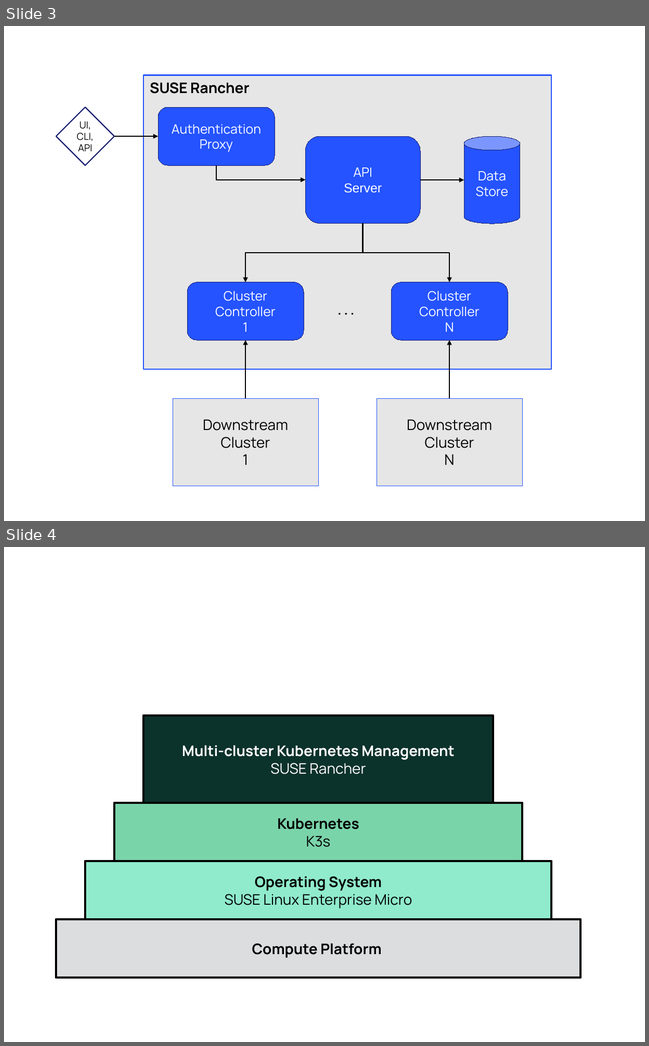
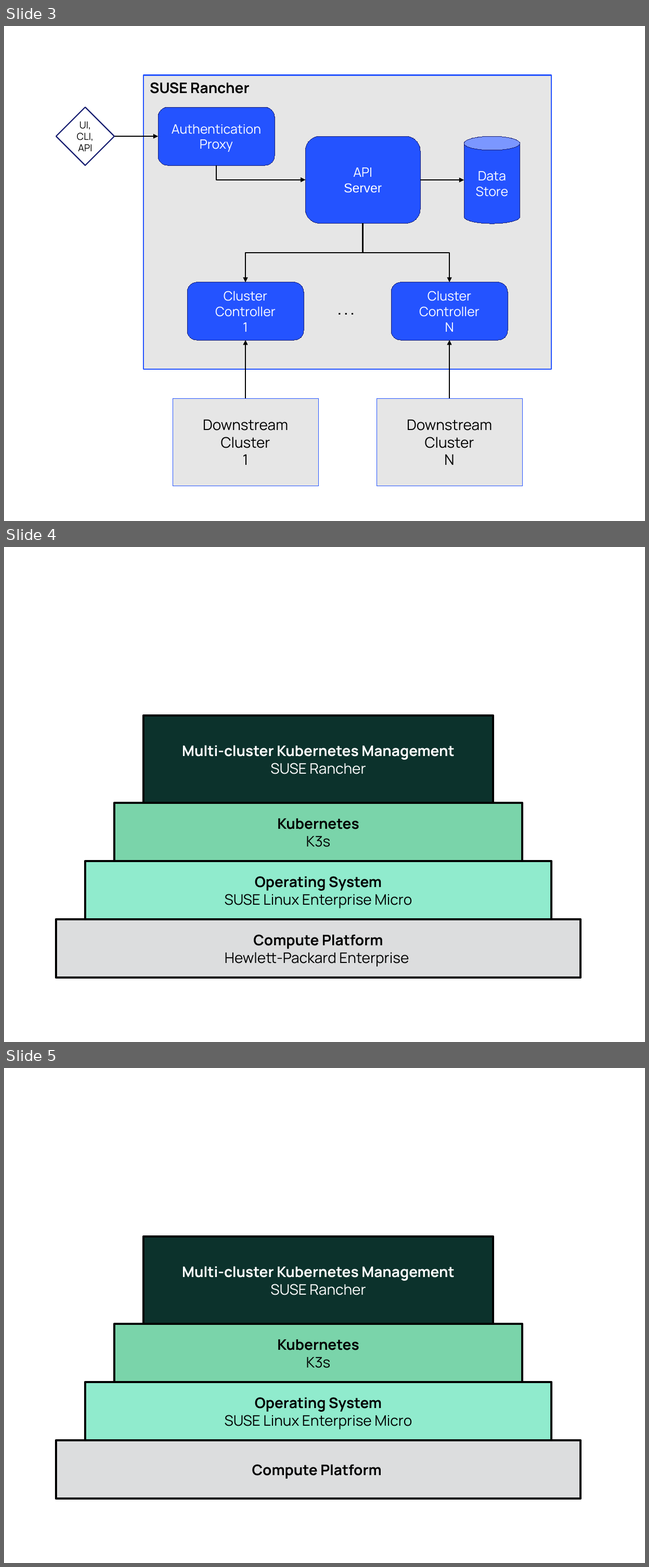
Before and after one commit to gogbac/RancherDocsRep1, a slide deck: media/src/Figure-Source.odp. Shown one above the other, each under a label of ours: slides 3 and 4 before the commit, slides 3, 4 and 5 after it. The pictures are 649x1046 and 649x1567 pixels, drawn with LibreOffice and Linux fonts; fonts in the diff are those of the drawing. Boxes give left, top, right and bottom in pixels: in the first picture for what was removed or moved away, otherwise in the second. Text is boxed around its words. In the diff, an @@ line names an element or a change of style, - is before the commit and + after.

Commit message:
enable parallels for K3s from Rancher content

```diff
--- a/media/src/Figure-Source.odp
+++ b/media/src/Figure-Source.odp
@@ slide 4 added at <box>4,547,645,1042</box>, background #FFFFFF @@
@@ rectangle added at <box>143,715,493,803</box>, fill #0C322C, outline #000000 2.89 pt, 18 pt, text #FFFFFF, bold @@
+Multi-cluster Kubernetes Management
+SUSE Rancher
@@ rectangle added at <box>114,803,522,861</box>, fill #7AD4AA, outline #000000 2.89 pt, 18 pt, text #000000, bold @@
+Kubernetes
+K3s
@@ rectangle added at <box>85,861,551,919</box>, fill #90EBCD, outline #000000 2.89 pt, 18 pt, text #000000 @@
+Operating System
+SUSE Linux Enterprise Micro
@@ rectangle added at <box>56,919,580,978</box>, fill #DCDDDE, outline #000000 2.89 pt, 18 pt, text #000000 @@
+Compute Platform
+Hewlett-Packard Enterprise
@@ what was slide 4 is now slide 5 @@
```
Also in this commit, not shown: 32 other files.
